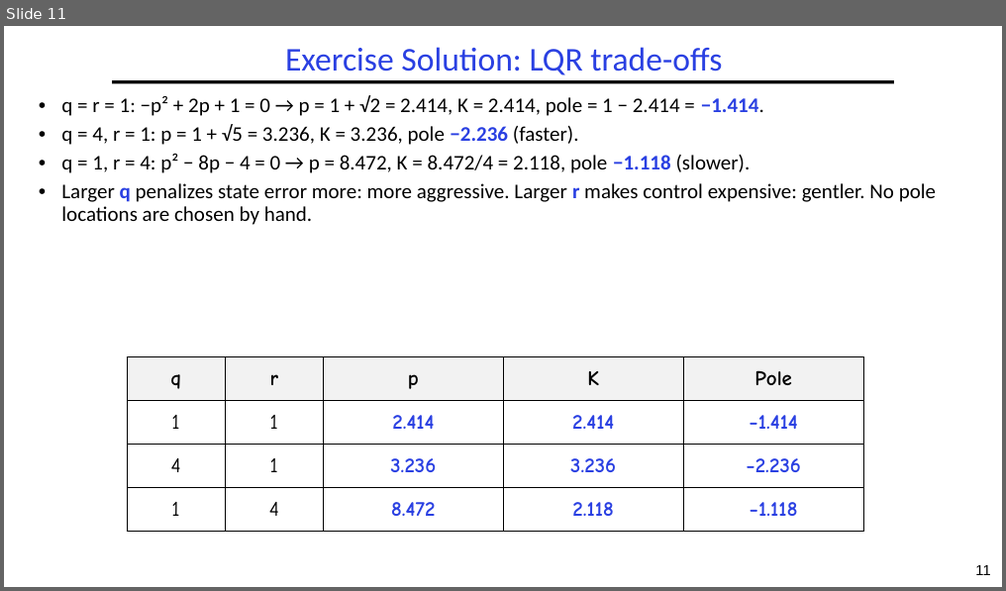
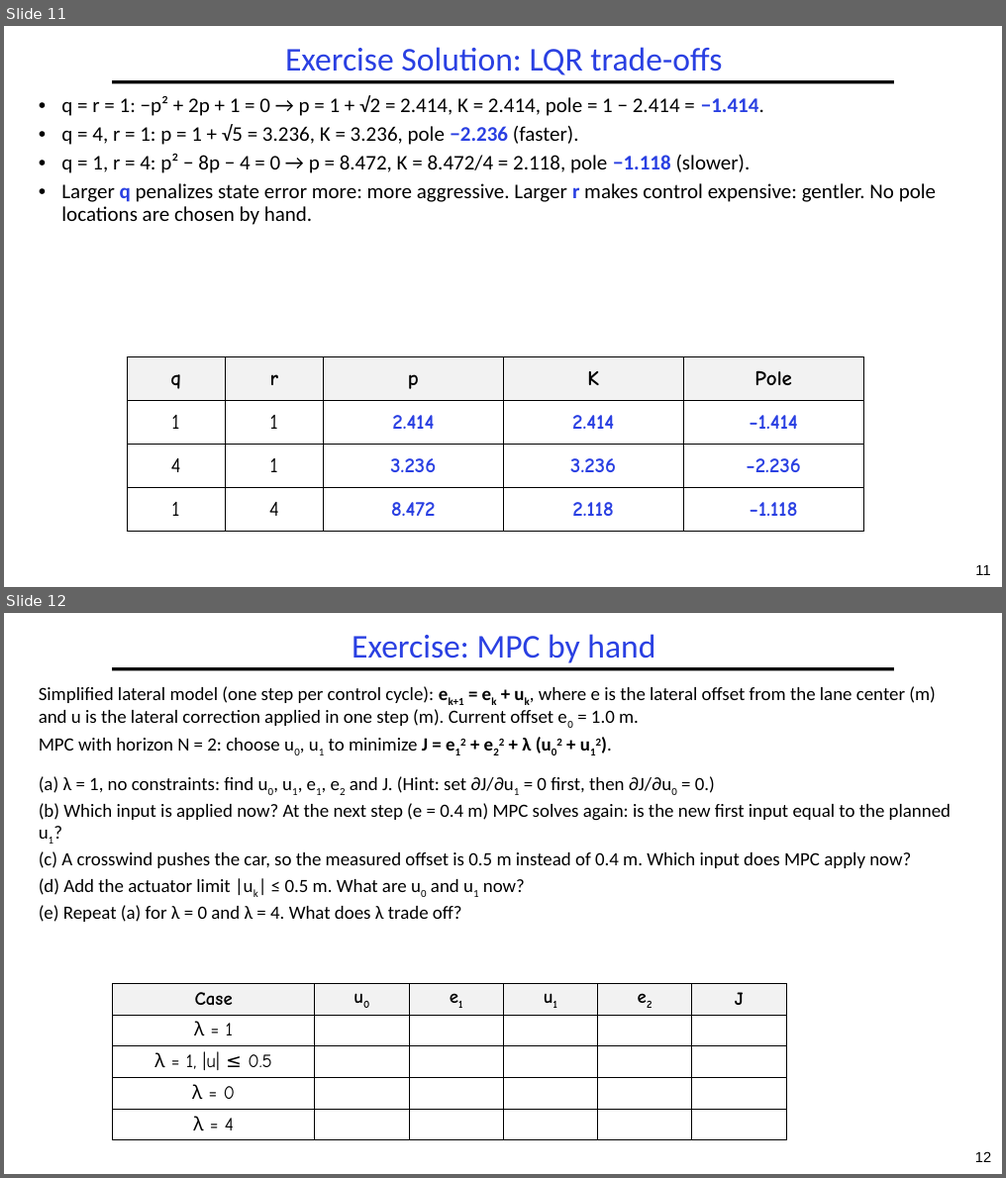
Before and after one commit to guhofstra/CSC144V, a slide deck: Exercises/L8-Exercises ANS.pptx. Shown one above the other, each under a label of ours: slide 11 before the commit, slides 11 and 12 after it. The pictures are 1006x591 and 1006x1178 pixels, drawn with LibreOffice and Linux fonts; fonts in the diff are those of the drawing. Boxes give left, top, right and bottom in pixels: in the first picture for what was removed or moved away, otherwise in the second. Text is boxed around its words. In the diff, an @@ line names an element or a change of style, - is before the commit and + after.

Commit message:
control

```diff
--- a/Exercises/L8-Exercises ANS.pptx
+++ b/Exercises/L8-Exercises ANS.pptx
@@ slide 12 added at box(4, 613, 1002, 1174), background #FFFFFF; not listed: 2 template elements that a slide beside it also shows @@
@@ title added at box(351, 634, 655, 663), 32 pt, text #2A40E2 @@
+Exercise: MPC by hand
@@ text added at box(39, 686, 950, 922), 18 pt, text #000000 @@
+Simplified lateral model (one step per control cycle): ek+1 = ek + uk, where e is the lateral offset from the lane center (m) and u is the lateral correction applied in one step (m). Current offset e0 = 1.0 m.
+MPC with horizon N = 2: choose u0, u1 to minimize J = e12 + e22 + λ (u02 + u12).
+(a) λ = 1, no constraints: find u0, u1, e1, e2 and J. (Hint: set ∂J/∂u1 = 0 first, then ∂J/∂u0 = 0.)
+(b) Which input is applied now? At the next step (e = 0.4 m) MPC solves again: is the new first input equal to the planned u1?
+(c) A crosswind pushes the car, so the measured offset is 0.5 m instead of 0.4 m. Which input does MPC apply now?
+(d) Add the actuator limit |uk| ≤ 0.5 m. What are u0 and u1 now?
+(e) Repeat (a) for λ = 0 and λ = 4. What does λ trade off?
@@ table added at box(113, 983, 786, 1141), 5 rows, 6 columns @@
+Case | u0 | e1 | u1 | e2 | J
+λ = 1 |  |  |  |  | 
+λ = 1, |u| ≤ 0.5 |  |  |  |  | 
+λ = 0 |  |  |  |  | 
+λ = 4 |  |  |  |  | 
```
Also in this commit, not shown: 1 other slide added, 6 other files.
